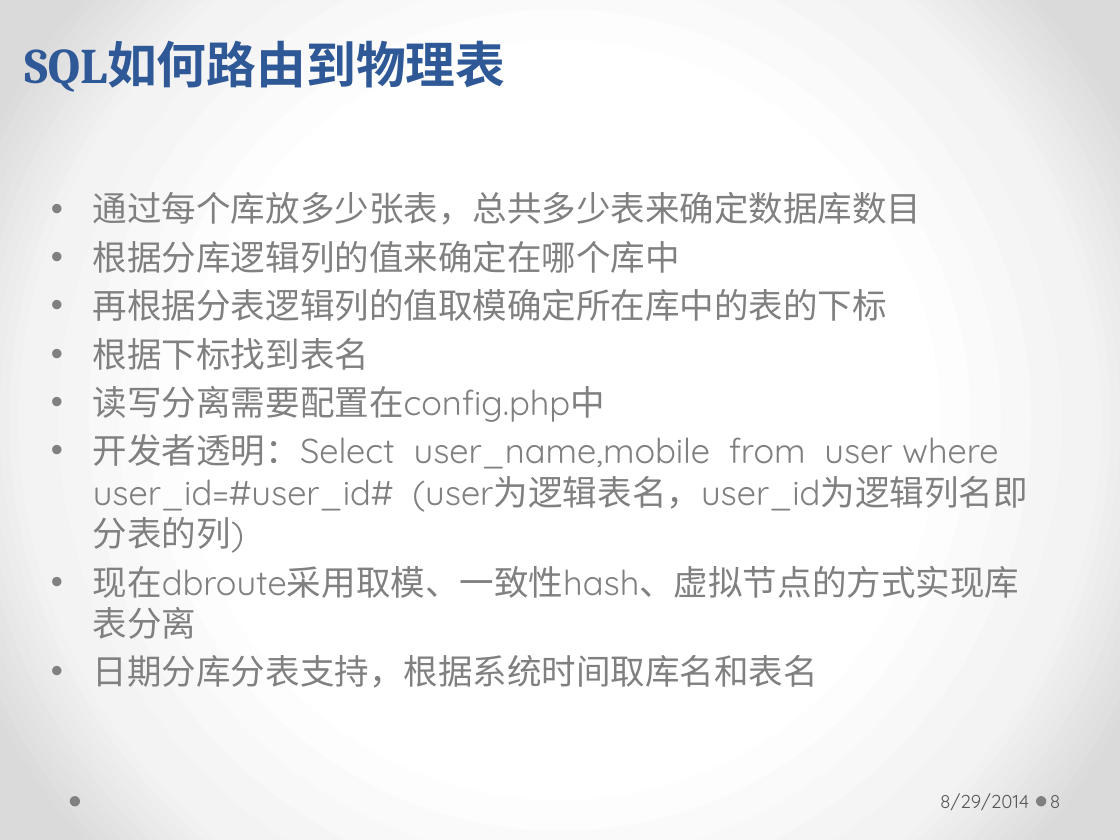
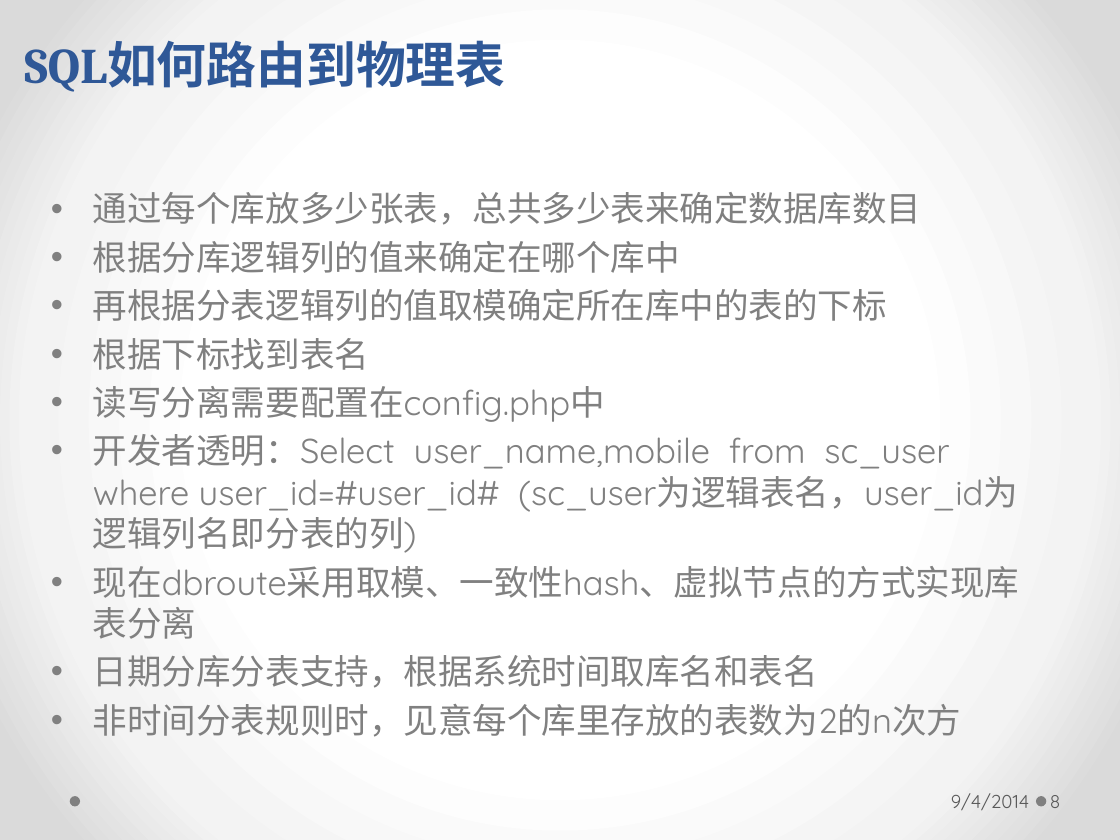
Before and after one commit to longhaisheng/dbroute, a slide deck: slide 8 of dbroute.pptx. Drawn at 1120x840 pixels with LibreOffice and Linux fonts; fonts in the diff are those of the drawing. Boxes give left, top, right and bottom in pixels: in the first picture for what was removed or moved away, otherwise in the second. Text is boxed around its words. In the diff, an @@ line names an element or a change of style, - is before the commit and + after.

```diff
--- a/dbroute.pptx
+++ b/dbroute.pptx
@@ text at (93, 434, 1018, 512): text changed @@
-• 开发者透明：Select user_name,mobile from user where user_id=#user_id# (user为逻辑表名，user_id为逻辑列名即分表的列)
+• 开发者透明：Select user_name,mobile from sc_user where user_id=#user_id# (sc_user为逻辑表名，user_id为逻辑列名即分表的列)
@@ text at (93, 704, 961, 737): paragraph added @@
+• 非时间分表规则时，见意每个库里存放的表数为2的n次方
@@ text at (951, 793, 1029, 810): text changed @@
-8/29/2014
+9/4/2014
```
Also in this commit, not shown: 28 other slides changed, 3 slides added.
